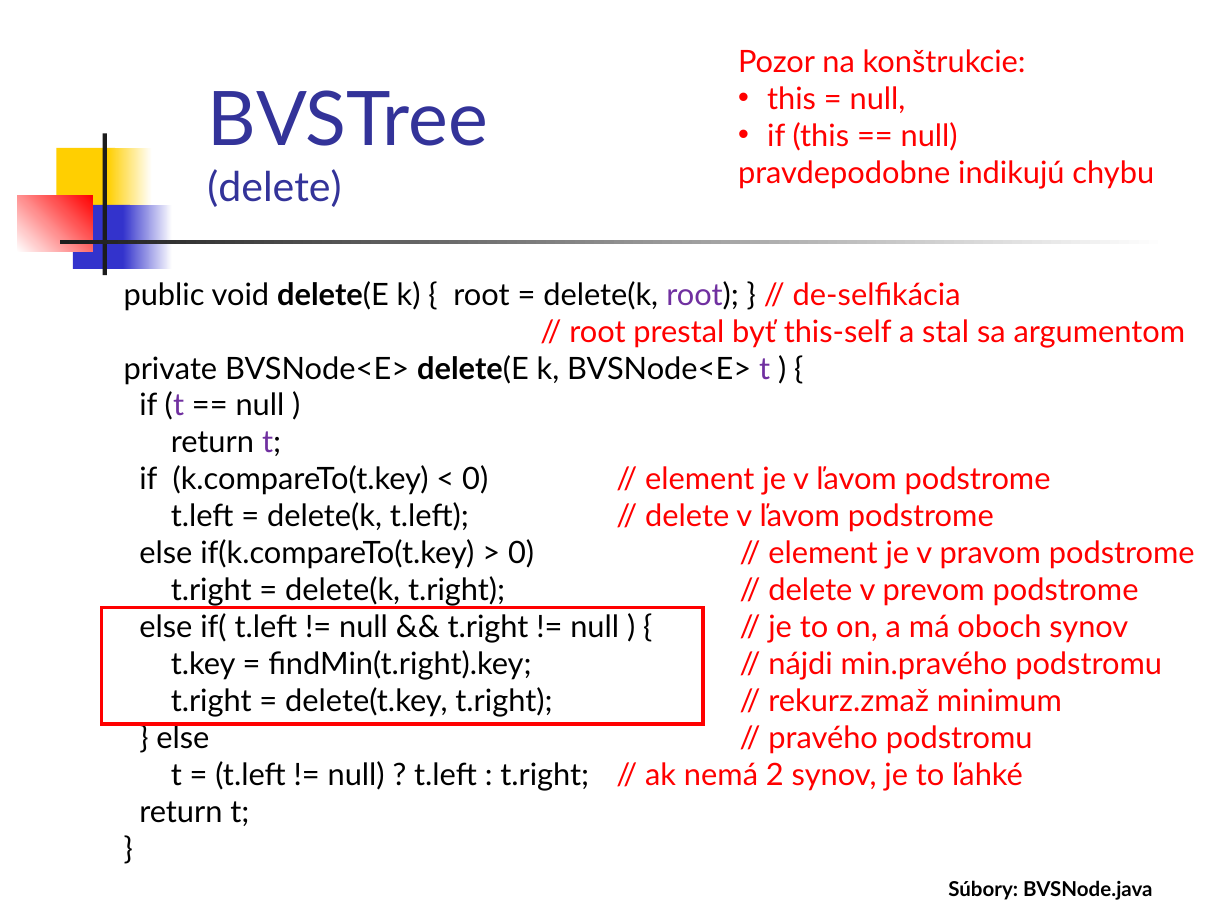
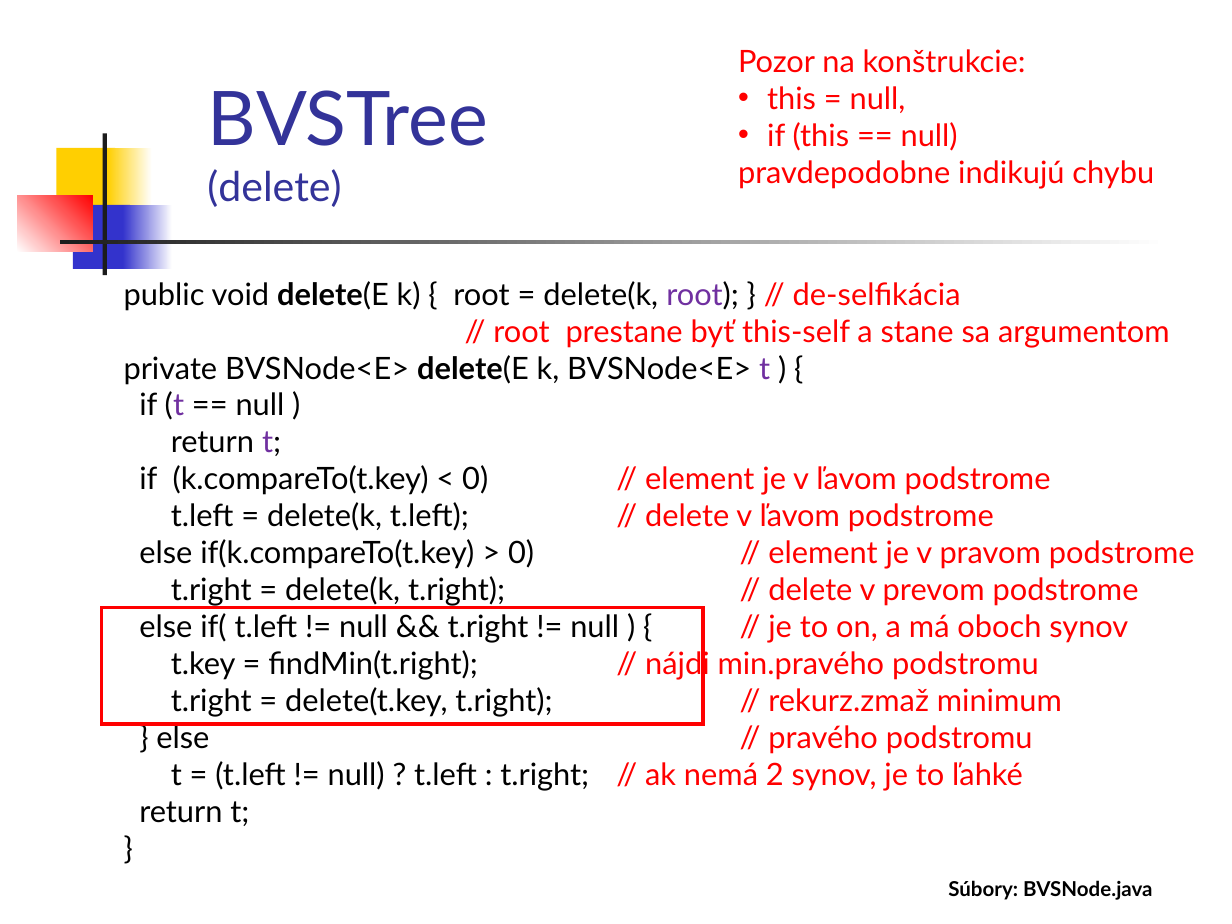
Before and after one commit to Programovanie4/Prednasky, a slide deck: slide 14 of 06/06_java_intro.ppt. Drawn at 1232x924 pixels with LibreOffice and Linux fonts; fonts in the diff are those of the drawing. Boxes give left, top, right and bottom in pixels: in the first picture for what was removed or moved away, otherwise in the second. Text is boxed around its words. In the diff, an @@ line names an element or a change of style, - is before the commit and + after.

```diff
--- a/06/06_java_intro.ppt
+++ b/06/06_java_intro.ppt
@@ text at (x1=493, y1=319, x2=1170, y2=348): text changed @@
-// root prestal byť this-self a stal sa argumentom
+// root prestane byť this-self a stane sa argumentom
@@ text at (x1=171, y1=647, x2=1039, y2=680): text changed; text colour #000000 to #FF0000 @@
-t.key = findMin(t.right).key; // nájdi min.pravého podstromu
+t.key = findMin(t.right); // nájdi min.pravého podstromu
```
Also in this commit, not shown: 1 other slide changed, 3 other files.
